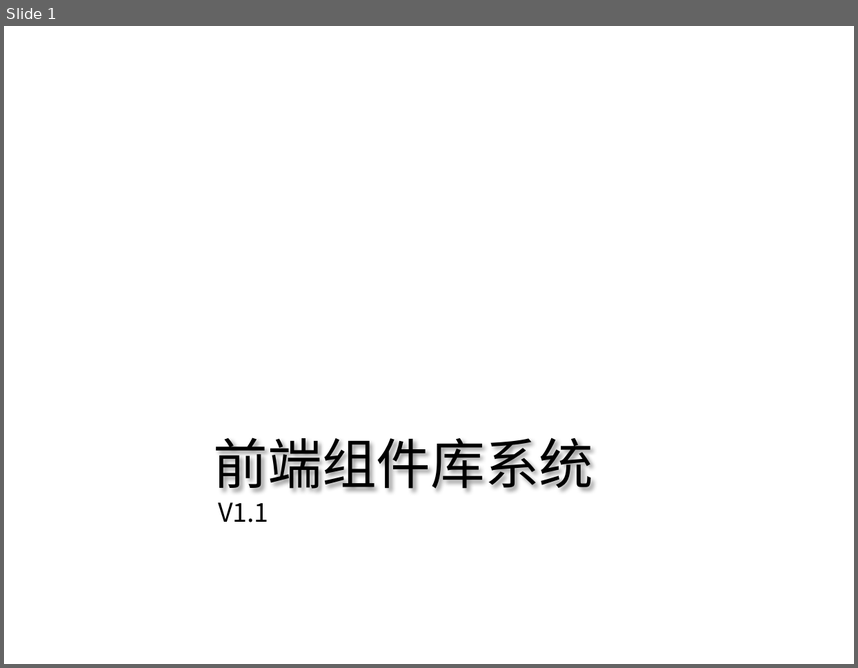
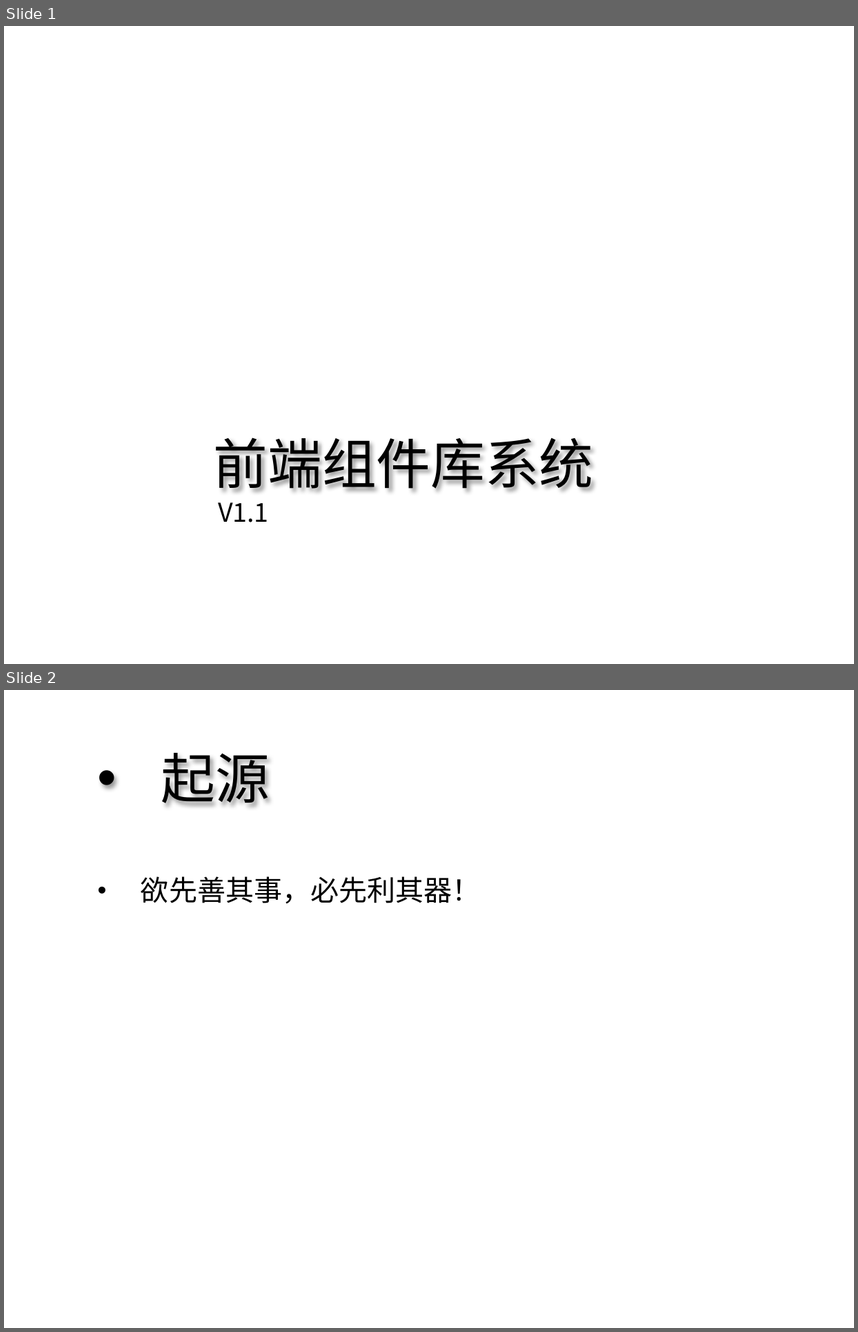
Before and after one commit to Kevin-coder80/Learn-Angularjs, a slide deck: doc/前端组件库.pptx. Shown one above the other, each under a label of ours: slide 1 before the commit, slides 1 and 2 after it. The pictures are 858x668 and 858x1332 pixels, drawn with LibreOffice and Linux fonts; fonts in the diff are those of the drawing; background and template pictures are left out. Boxes give left, top, right and bottom in pixels: in the first picture for what was removed or moved away, otherwise in the second. Text is boxed around its words. In the diff, an @@ line names an element or a change of style, - is before the commit and + after.

```diff
--- a/doc/前端组件库.pptx
+++ b/doc/前端组件库.pptx
@@ slide 2 added at <box>4,690,854,1328</box>, background picture (left out) @@
@@ title added at <box>161,753,270,803</box>, 46 pt, text #000000 @@
+• 起源
@@ text added at <box>141,876,481,904</box>, 24 pt, text #000000 @@
+• 欲先善其事，必先利其器！
```
Also in this commit, not shown: 3 other slides added, 1 slide removed, 7 other files.
